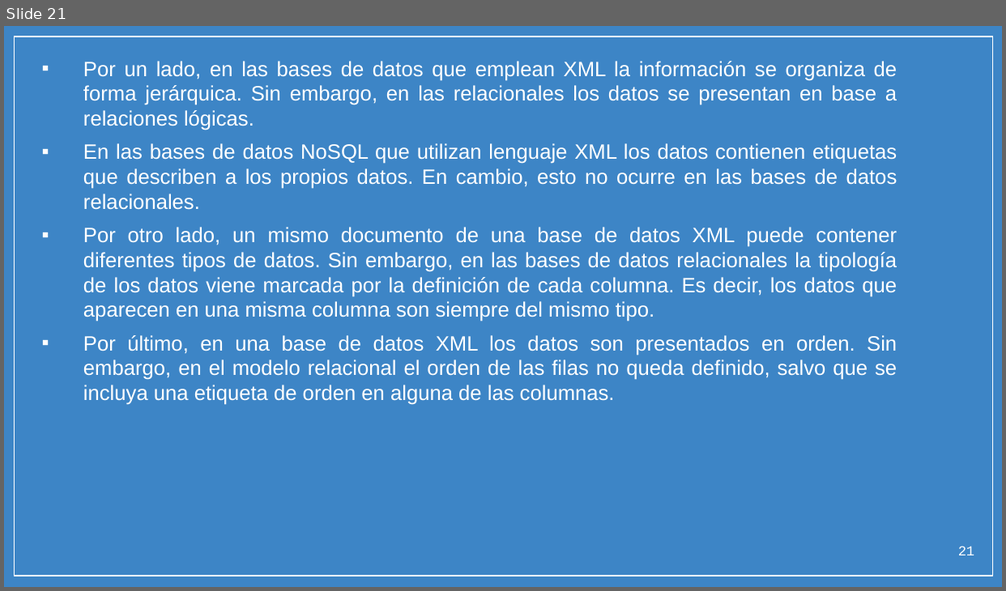
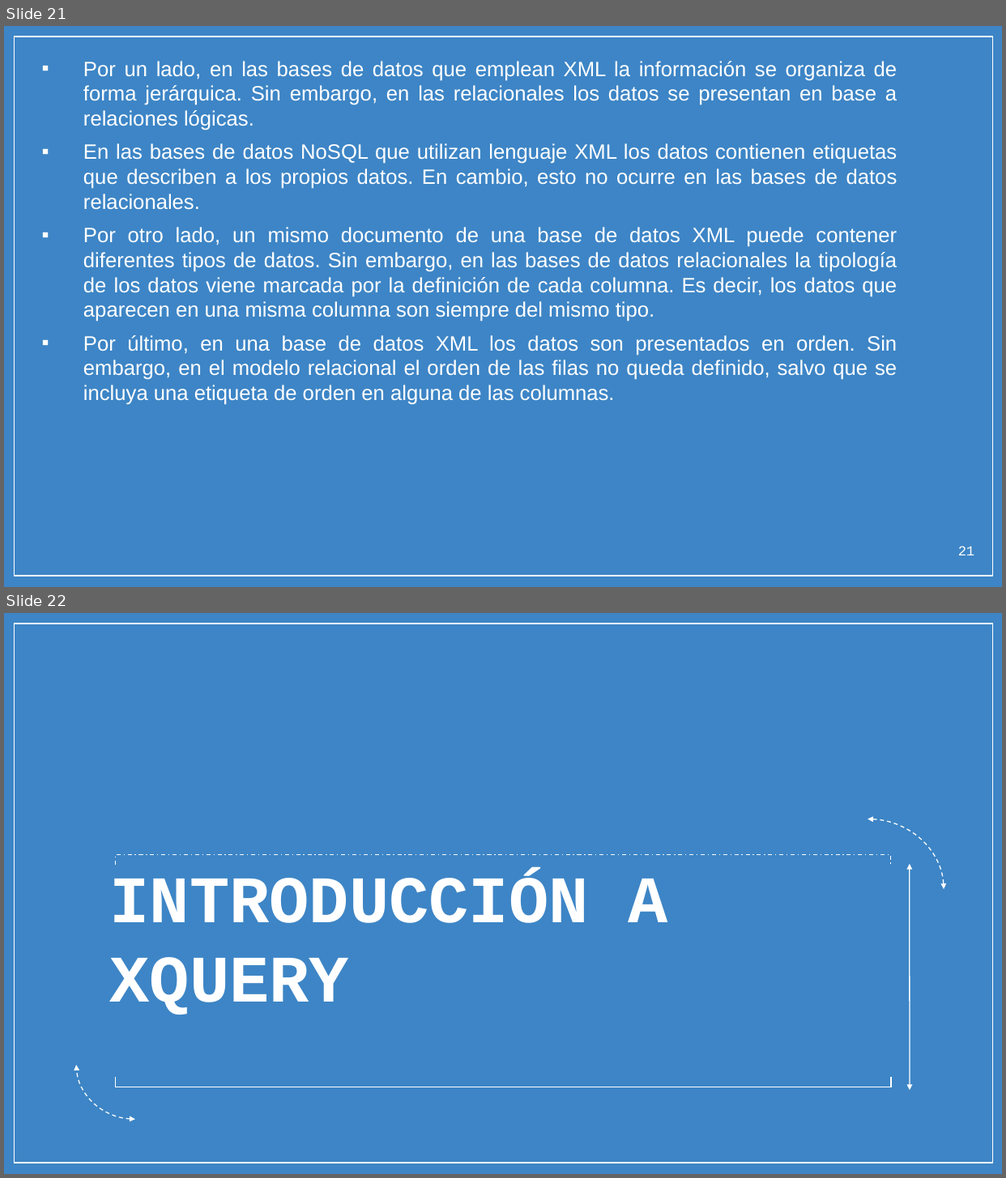
Before and after one commit to micarsan/DAW1-CSS_Avanzado, a slide deck: xml/PARTE_1_STORY_01_Y_02_XML_y_RSS.pptx. Shown one above the other, each under a label of ours: slide 21 before the commit, slides 21 and 22 after it. The pictures are 1006x591 and 1006x1178 pixels, drawn with LibreOffice and Linux fonts; fonts in the diff are those of the drawing; background and template pictures are left out. Boxes give left, top, right and bottom in pixels: in the first picture for what was removed or moved away, otherwise in the second. Text is boxed around its words. In the diff, an @@ line names an element or a change of style, - is before the commit and + after.

Commit message:
Update PARTE_1_STORY_01_Y_02_XML_y_RSS.pptx
Se ha terminado el Power Point con la parte de XQuery que pedía.

```diff
--- a/xml/PARTE_1_STORY_01_Y_02_XML_y_RSS.pptx
+++ b/xml/PARTE_1_STORY_01_Y_02_XML_y_RSS.pptx
@@ slide 22 added at box(4, 613, 1002, 1174), background picture (left out); not listed: 1 template element that a slide beside it also shows @@
@@ arc (boxed as its full ellipse) added at box(791, 820, 943, 960), outline #FFFFFF 0.75 pt dashed @@
@@ freeform shape added at box(115, 855, 891, 865), outline #FFFFFF 0.75 pt dashed @@
@@ title added at box(109, 875, 668, 1015), 48 pt, text #FFFFFF, bold @@
+INTRODUCCIÓN A XQUERY
@@ freeform shape added at box(909, 863, 909, 1090), outline #FFFFFF 0.75 pt @@
@@ arc (boxed as its full ellipse) added at box(76, 1012, 194, 1120), outline #FFFFFF 0.75 pt dashed @@
@@ freeform shape added at box(115, 1076, 891, 1087), outline #FFFFFF 0.75 pt @@
```
Also in this commit, not shown: 11 slides changed, 3 other slides added.
